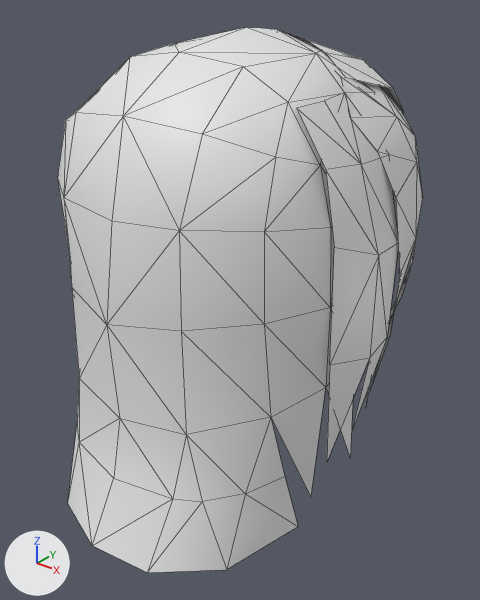
Renders of the glTF model assets/Converted Models/HairStyle/Human Male/Martial arts male hair 05.glb from each side of a commit.
Before and after are seen from a camera (50 mm lens) standing at (0.217, -0.261, 0.192) and looking at (0.006, 0.003, 0.028). The axes (+X, +Y, +Z) are drawn at lower left. The lights are the same throughout. The picture after the commit comes second. Mesh edges are drawn as thin lines.

In view in the first picture: '������ͷ��05_0'.
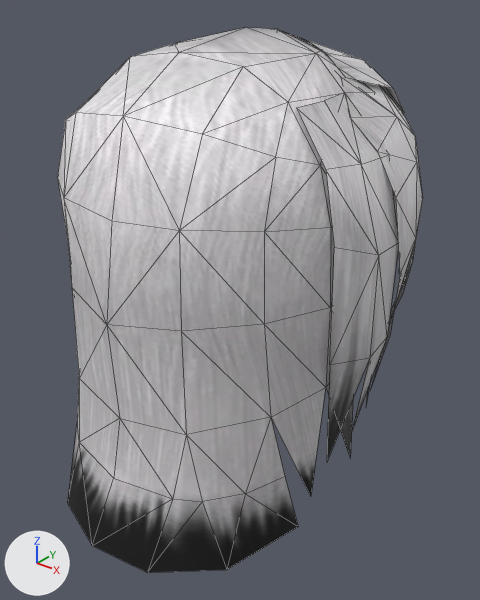
What differs and where, as boxes [x1, y1, x2, y2] in the pictures (480 x 600 px):
'������ͷ��05_0', recoloured: [58, 27, 422, 573] in both

The change, as a diff of the scene's bpy script:
```diff
--- a/assets/Converted Models/HairStyle/Human Male/Martial arts male hair 05.glb.py
+++ b/assets/Converted Models/HairStyle/Human Male/Martial arts male hair 05.glb.py
@@ img_tex_2251939496341131144_dds @@
+img_tex_2251939496341131144_dds = load_image('tex_2251939496341131144.dds', '_unpacked/tex_2251939496341131144.dds', 512, 512, 'sRGB')
@@ mat_武侠男头发05_0_mat @@
+mat_武侠男头发05_0_mat = principled_material('武侠男头发05_0_mat')
+mat_武侠男头发05_0_mat.texture = img_tex_2251939496341131144_dds
@@ me_ͷ__05_0 @@
 me_ͷ__05_0.from_pydata(...)  # 204 vertices, 265 faces; spans x -0.094..0.091, y -0.109..0.129, z -0.073..0.17
+me_ͷ__05_0.materials.append(mat_武侠男头发05_0_mat)  # picture img_tex_2251939496341131144_dds
```
